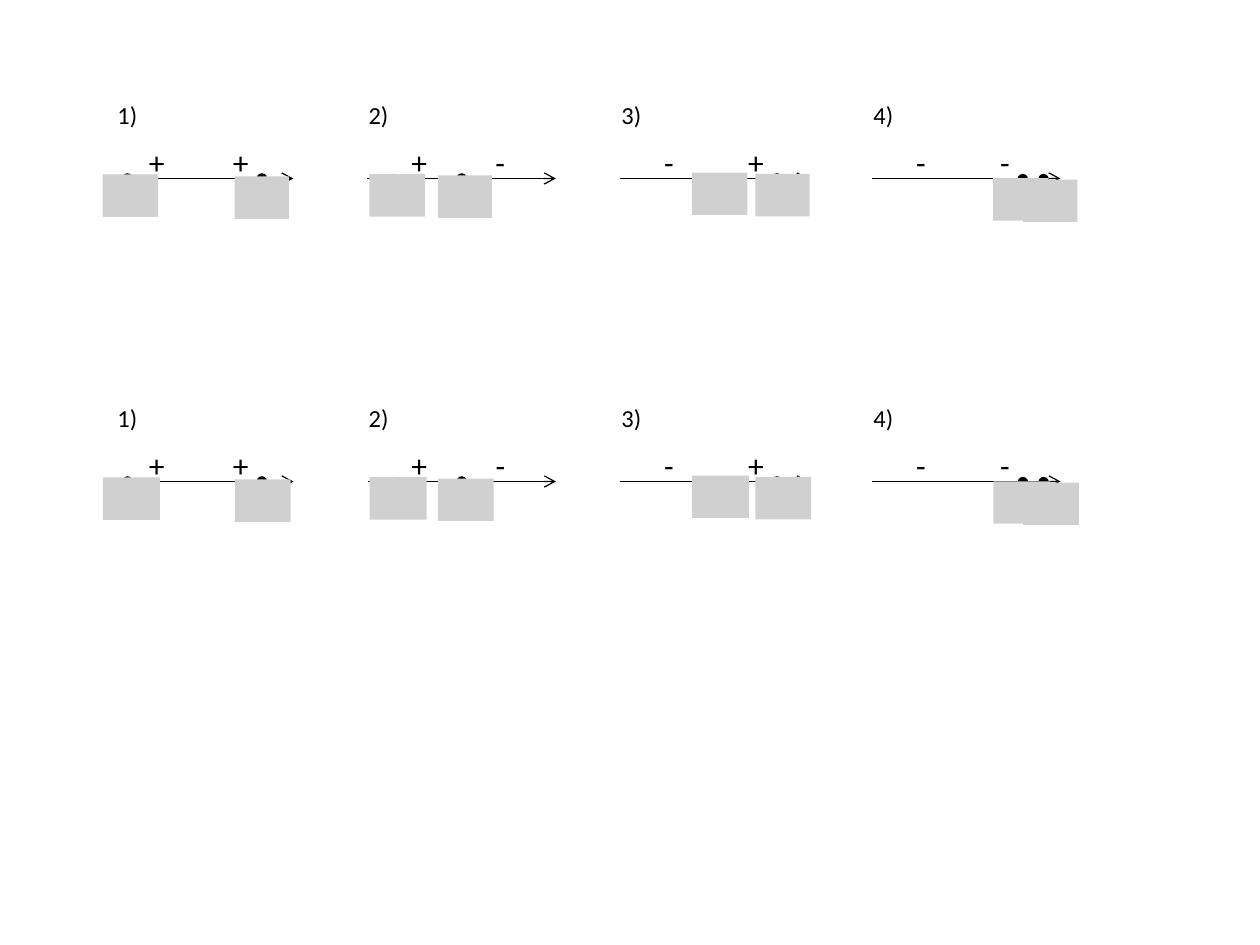
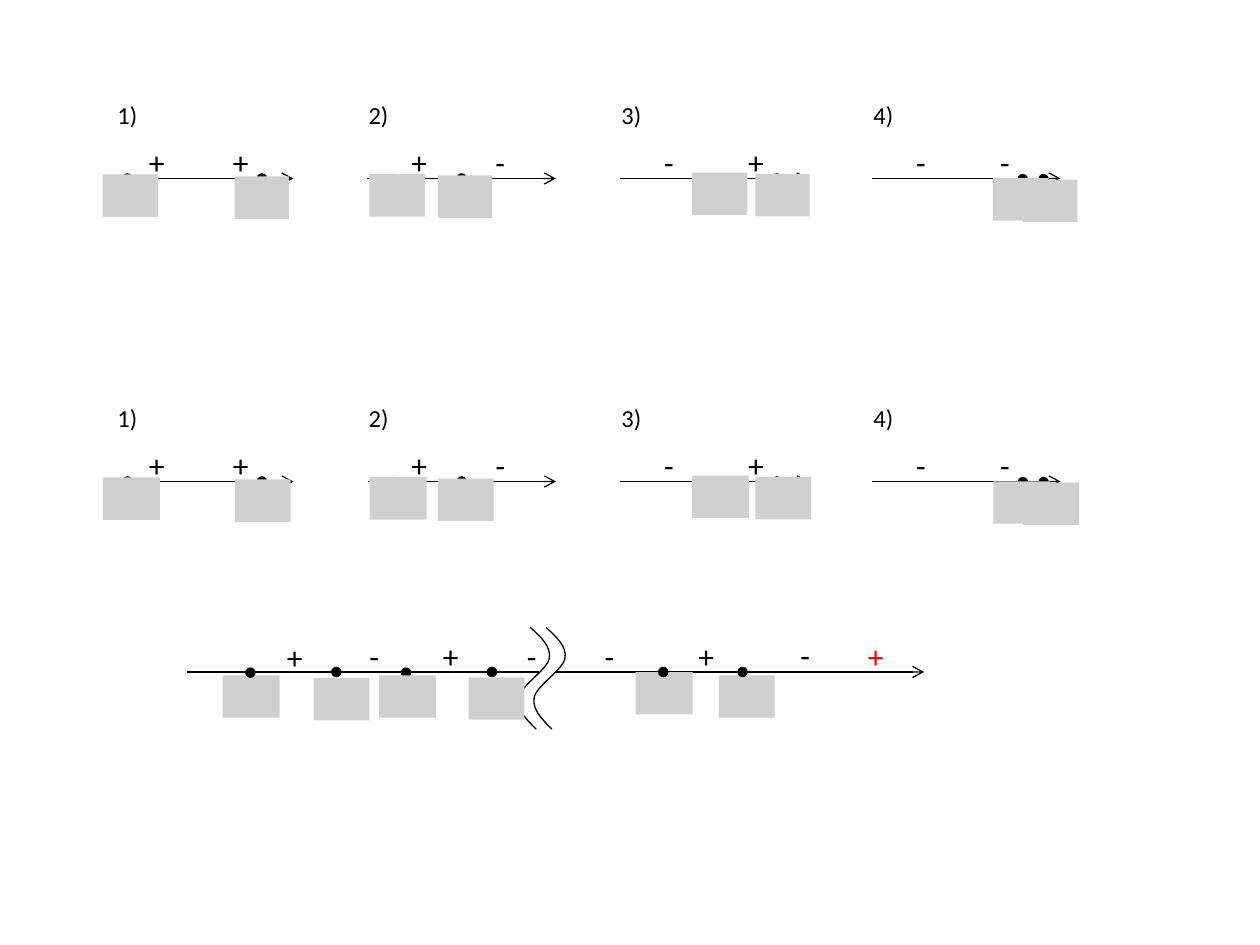
Before and after one commit to gnishida/MachineLearning3, a slide deck: slide 1 of tex-v1/Presentation1.pptx. Drawn at 1260x945 pixels with LibreOffice and Linux fonts; fonts in the diff are those of the drawing; grey boxes stand for pictures. Boxes give left, top, right and bottom in pixels: in the first picture for what was removed or moved away, otherwise in the second. Text is boxed around its words. In the diff, an @@ line names an element or a change of style, - is before the commit and + after.

```diff
--- a/tex-v1/Presentation1.pptx
+++ b/tex-v1/Presentation1.pptx
@@ freeform shape added at [518, 627, 549, 730], outline #000000 0.75 pt @@
@@ freeform shape added at [534, 627, 566, 730], outline #000000 0.75 pt @@
@@ text added at [275, 631, 316, 682], 18 pt, text #000000 @@
++
@@ text added at [357, 631, 392, 682], 18 pt, text #000000 @@
+-
@@ text added at [431, 631, 472, 682], 18 pt, text #000000 @@
++
@@ text added at [514, 631, 549, 682], 18 pt, text #000000 @@
+-
@@ text added at [592, 631, 627, 682], 18 pt, text #000000 @@
+-
@@ text added at [687, 631, 728, 682], 18 pt, text #000000 @@
++
@@ text added at [788, 630, 823, 680], 18 pt, text #000000 @@
+-
@@ text added at [856, 631, 897, 682], 18 pt, text #FF0000 @@
++
@@ line added from (188, 672) to (539, 672), #000000 0.75 pt @@
@@ picture added at [223, 675, 280, 718] @@
@@ ellipse added at [246, 668, 256, 678], fill #000000 @@
@@ picture added at [314, 678, 369, 721] @@
@@ ellipse added at [331, 667, 341, 677], fill #000000 @@
@@ picture added at [379, 675, 436, 718] @@
@@ ellipse added at [401, 668, 411, 678], fill #000000 @@
@@ picture added at [469, 678, 524, 721] @@
@@ ellipse added at [486, 667, 496, 677], fill #000000 @@
@@ arrow added from (556, 672) to (924, 672), #000000 0.75 pt @@
@@ picture added at [635, 672, 692, 714] @@
@@ ellipse added at [658, 667, 668, 677], fill #000000 @@
@@ picture added at [719, 675, 775, 718] @@
@@ ellipse added at [737, 667, 747, 677], fill #000000 @@
```
Also in this commit, not shown: 17 other files.
